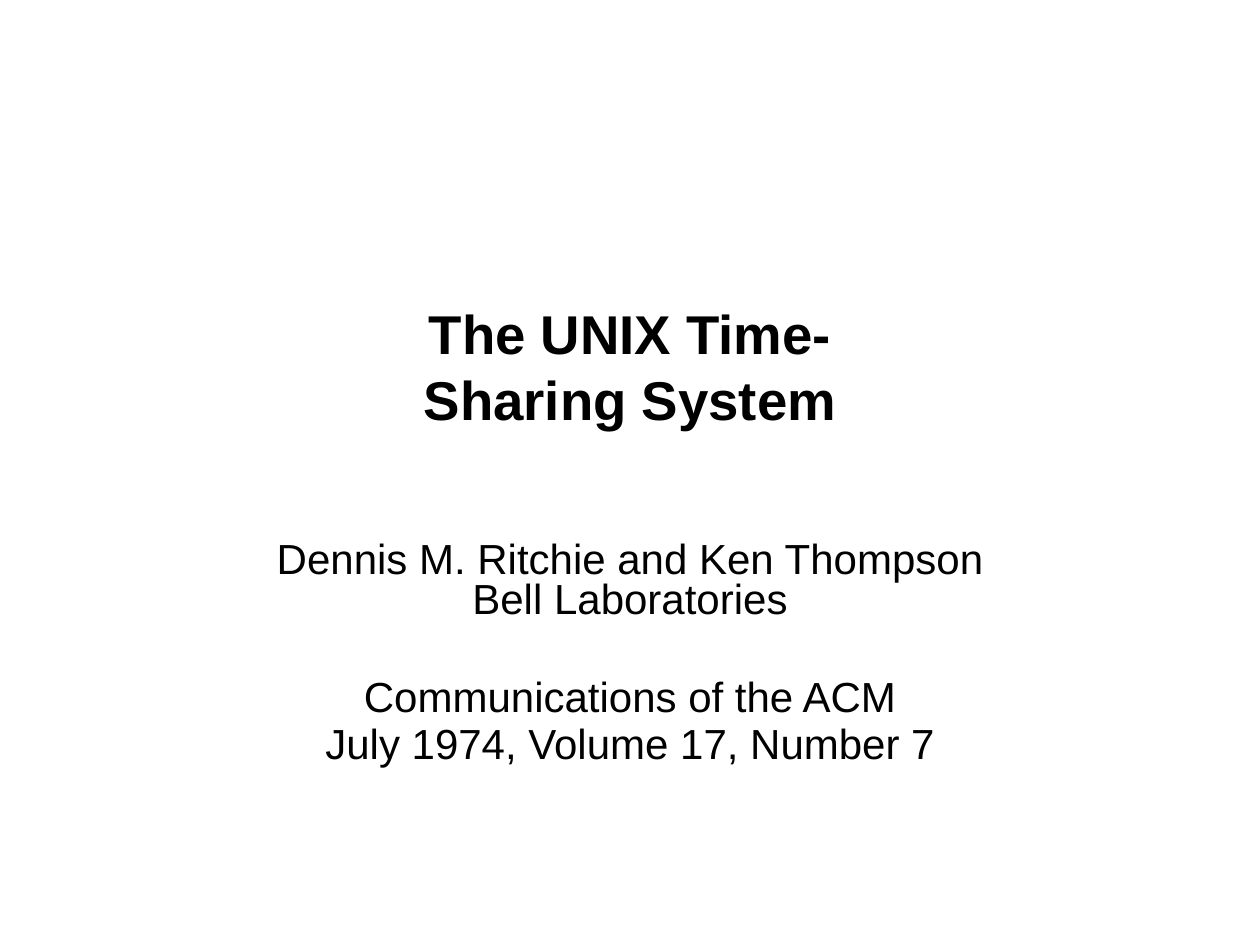
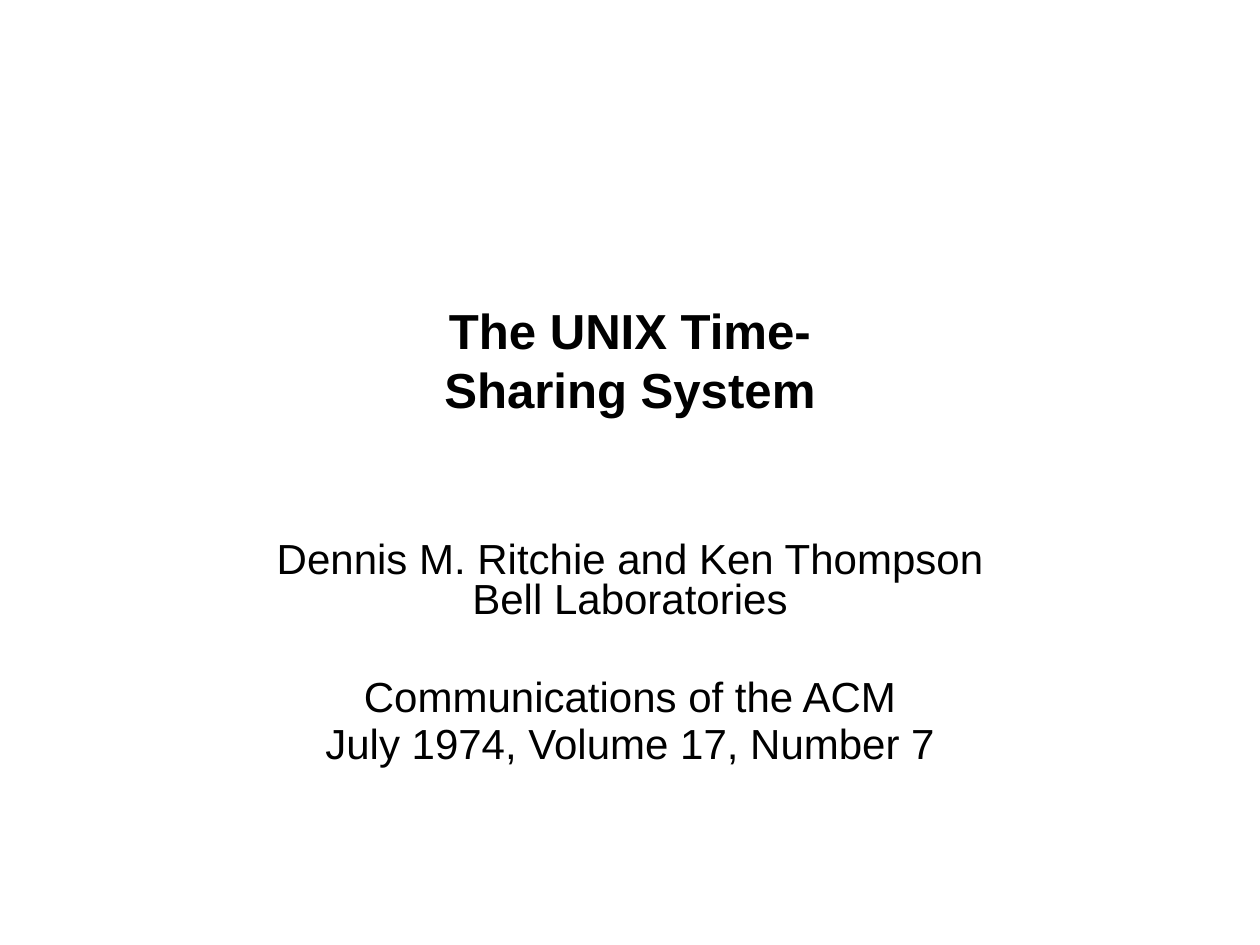
Before and after one commit to oscourse/oscourse.github.io, a slide deck: slide 1 of slides/unix_ritchie.pptx. Drawn at 1260x945 pixels with LibreOffice and Linux fonts; fonts in the diff are those of the drawing. Boxes give left, top, right and bottom in pixels: in the first picture for what was removed or moved away, otherwise in the second. Text is boxed around its words. In the diff, an @@ line names an element or a change of style, - is before the commit and + after.

```diff
--- a/slides/unix_ritchie.pptx
+++ b/slides/unix_ritchie.pptx
@@ title "The UNIX Time- Sharing System" at (x1=444, y1=313, x2=816, y2=418): size 31.2 to 28.1 pt @@
```
Also in this commit, not shown: 3 other slides changed, 2 slides removed, 1 other file.
